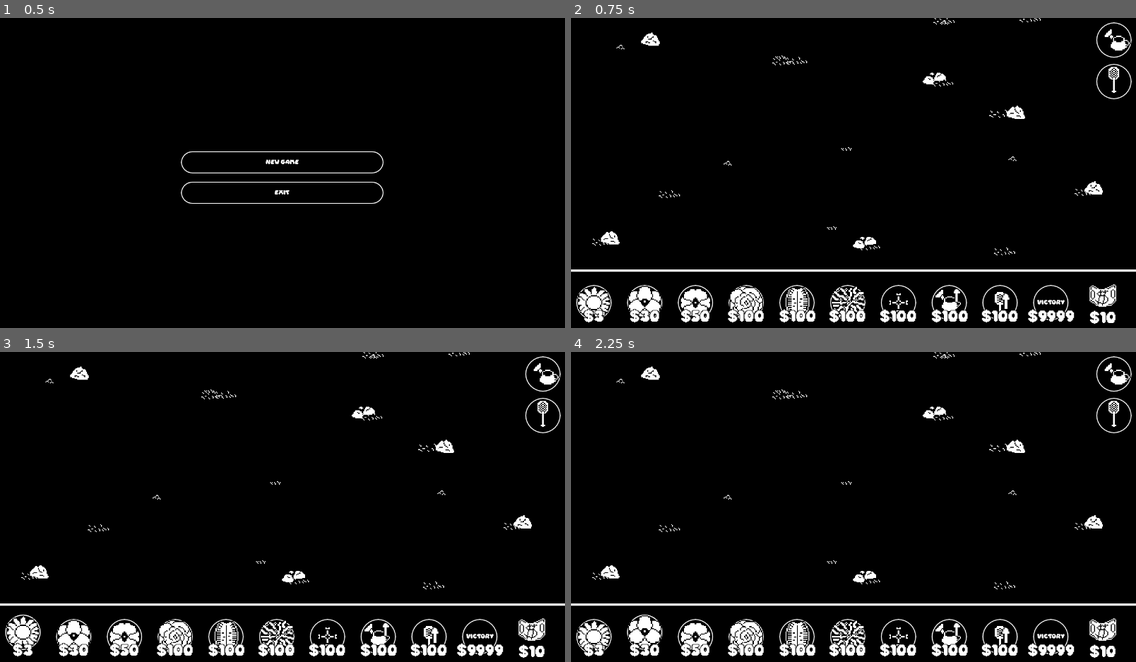
Above: before the commit, frames 1-4 (two rows, left to right).
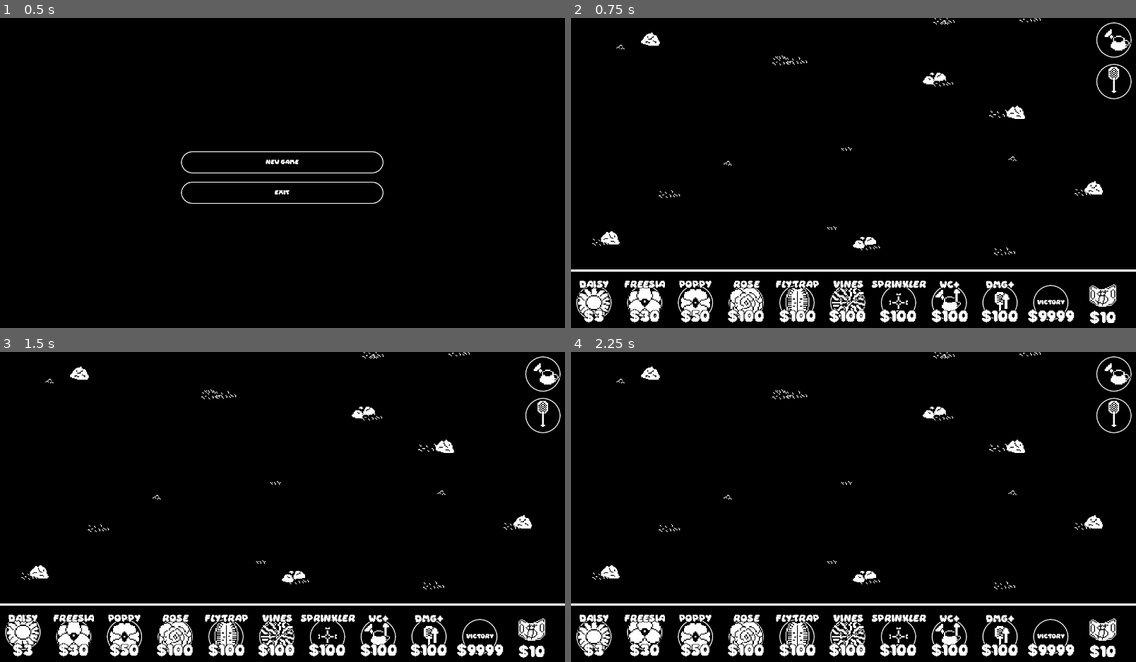
Above: after the commit, the same moments.

Repository: Dargothur/NRG_B1T
Game: Godot game, scene res://Scenes/Levels/main_menu.tscn
Same seed, same stepped clock (60 frames per second), same inputs: the game is played once before the commit and once after it. Sound files missing from this copy of the repository are replaced by a short silence.
Inputs (mouse positions are in pixels of both pictures, inside the frame that each line leads up to):
- Up to frame 1 (0.5 s): no input
- Up to frame 2 (0.75 s): click "New Game" at 0.5 s
- Up to frame 3 (1.5 s): click (22, 637) at 1.25 s
- Up to frame 4 (2.25 s): click (644, 637) at 2 s

Frame 1 is identical in both runs. In frame 2, 1.0% of the frame differs, in the area x 1-79%, y 84-88%; in frame 3, 1.0%; in frame 4, 1.0%.

Commit message:
Adding bug fixes

Diff:
--- a/Assets/Objects/flower.tscn
+++ b/Assets/Objects/flower.tscn
@@ -4,6 +4,7 @@
 [ext_resource type="SpriteFrames" uid="uid://c5okwluexhy7o" path="res://Assets/SpriteFrames/sprite_frames_sprout.tres" id="2_ojd4l"]
 
 [sub_resource type="CircleShape2D" id="CircleShape2D_06pid"]
+radius = 64.0
 
 [sub_resource type="StyleBoxFlat" id="StyleBoxFlat_jvfm2"]
 bg_color = Color(0, 0, 0, 1)
--- a/Assets/Scripts/btn_bug_killer.gd
+++ b/Assets/Scripts/btn_bug_killer.gd
@@ -4,7 +4,19 @@
 var bug_killer_scene = load("res://Assets/Objects/weapon.tscn")
 
 func _on_pressed() -> void:
-	GameMaster.current_tool = GameMaster.Tool.BUG_KILLER
-	Input.set_custom_mouse_cursor(bug_killer)
-	var obj_bug_killer = bug_killer_scene.instantiate()
-	add_sibling(obj_bug_killer)
+	if GameMaster.current_tool != GameMaster.Tool.BUG_KILLER:
+		GameMaster.current_tool = GameMaster.Tool.BUG_KILLER
+		Input.set_custom_mouse_cursor(bug_killer)
+		if GameMaster.weapon == null:
+			var obj_bug_killer = bug_killer_scene.instantiate()
+			add_sibling(obj_bug_killer)
+			GameMaster.weapon = obj_bug_killer
+		get_viewport().set_input_as_handled()
+
+
+func _on_mouse_entered() -> void:
+	GameMaster.in_garden = false
+
+
+func _on_mouse_exited() -> void:
+	GameMaster.in_garden = true
--- a/Assets/Scripts/btn_watering_can.gd
+++ b/Assets/Scripts/btn_watering_can.gd
@@ -4,7 +4,19 @@
 var watering_can_scene = load("res://Assets/Objects/watering_can.tscn")
 
 func _on_pressed() -> void:
-	GameMaster.current_tool = GameMaster.Tool.WATERING_CAN
-	Input.set_custom_mouse_cursor(watering_can)
-	var obj_watering_can = watering_can_scene.instantiate()
-	add_sibling(obj_watering_can)
+	if GameMaster.current_tool != GameMaster.Tool.WATERING_CAN:
+		GameMaster.current_tool = GameMaster.Tool.WATERING_CAN
+		Input.set_custom_mouse_cursor(watering_can)
+		if GameMaster.watering_can == null:
+			var obj_watering_can = watering_can_scene.instantiate()
+			add_sibling(obj_watering_can)
+			GameMaster.watering_can = obj_watering_can
+		get_viewport().set_input_as_handled()
+
+
+func _on_mouse_entered() -> void:
+	GameMaster.in_garden = false
+
+
+func _on_mouse_exited() -> void:
+	GameMaster.in_garden = true
--- a/Assets/Scripts/game_level.gd
+++ b/Assets/Scripts/game_level.gd
@@ -24,10 +24,10 @@
 			$WaveTimer.start()
 	elif game_started:
 		$lblGameOver.visible = true
-		$btnReturnToMainMenu.visibile = true
+		$btnReturnToMainMenu.visible = true
 
 func _on_wave_timer_timeout() -> void:
-	for n in randi_range(1,currentWave + 1):
+	for n in randi_range(2,currentWave + 2):
 		var spawn_to_use : StaticBody2D = spawn_areas[randi_range(0,2)]
 		var rect : Rect2 = spawn_to_use.get_child(0).shape.get_rect()
 		var x = randi_range(spawn_to_use.global_position.x, spawn_to_use.global_position.x+rect.size.x)
@@ -37,7 +37,7 @@
 		add_child(new_aphid)
 		new_aphid.setup(new_aphid.BugType.APHID, rand_point)
 	if currentWave >= 1:
-		for n in randi_range(1,currentWave + 1):
+		for n in randi_range(2,currentWave + 2):
 			var spawn_to_use : StaticBody2D = spawn_areas[randi_range(0,2)]
 			var rect : Rect2 = spawn_to_use.get_child(0).shape.get_rect()
 			var x = randi_range(spawn_to_use.global_position.x, spawn_to_use.global_position.x+rect.size.x)
@@ -47,7 +47,7 @@
 			add_child(new_caterpillar)
 			new_caterpillar.setup(new_caterpillar.BugType.CATERPILLAR, rand_point)
 	if currentWave >= 2:
-		for n in randi_range(1,currentWave + 1):
+		for n in randi_range(2,currentWave + 2):
 			var spawn_to_use : StaticBody2D = spawn_areas[randi_range(0,2)]
 			var rect : Rect2 = spawn_to_use.get_child(0).shape.get_rect()
 			var x = randi_range(spawn_to_use.global_position.x, spawn_to_use.global_position.x+rect.size.x)
--- a/Assets/Scripts/game_master.gd
+++ b/Assets/Scripts/game_master.gd
@@ -22,6 +22,9 @@
 var watering_upgrade_cost = 100
 var weapon_upgrade_cost = 100
 
+var watering_can = null
+var weapon = null
+
 func _process(delta: float) -> void:
 	if Input.is_action_pressed("ui_cancel"):
 		print("esc pressed")
--- a/Assets/Scripts/garden.gd
+++ b/Assets/Scripts/garden.gd
@@ -9,6 +9,7 @@
 var sprinker = load("res://Assets/Images/Sprinkler/icnSprinkler.png")
 var watering_can = load("res://Assets/Images/Watering Can/Watering-Can.png")
 var bug_killer = load("res://Assets/Images/Fly Swatter/Fly Swatter.png")
+const flower_scene = preload("res://Assets/Scripts/flower.gd")
 
 var daisy_cost = 3
 var freesia_cost = 30
@@ -53,9 +54,19 @@
 
 func _process(delta: float) -> void:
 	if Input.is_action_just_pressed("use_tool") and GameMaster.in_garden and spawn_ready:
+		var query = PhysicsPointQueryParameters2D.new()
+		query.position = get_global_mouse_position()
+		query.collide_with_areas = true
+
+		var spawn_position = get_global_mouse_position()
+		var objects = get_world_2d().direct_space_state.intersect_point(query, 100)
+		var over_flower = false
+		for object in objects:
+			if object.get("collider") is flower_scene:
+				over_flower = true
 		match GameMaster.current_tool:
 			GameMaster.Tool.DAISY:
-				if(GameMaster.player_currency >= daisy_cost):
+				if(GameMaster.player_currency >= daisy_cost and !over_flower):
 					_play_plant_sound()
 					var scnFlower = load("res://Assets/Objects/flower.tscn")
 					var new_flower = scnFlower.instantiate()
@@ -65,7 +76,7 @@
 					spawn_ready = false
 					GameMaster.player_currency -= daisy_cost
 			GameMaster.Tool.FREESIA:
-				if(GameMaster.player_currency >= freesia_cost):
+				if(GameMaster.player_currency >= freesia_cost and !over_flower):
 					_play_plant_sound()
 					var scnFlower = load("res://Assets/Objects/flower.tscn")
 					var new_flower = scnFlower.instantiate()
@@ -75,7 +86,7 @@
 					spawn_ready = false
 					GameMaster.player_currency -= freesia_cost
 			GameMaster.Tool.POPPY:
-				if(GameMaster.player_currency >= poppy_cost):
+				if(GameMaster.player_currency >= poppy_cost and !over_flower):
 					_play_plant_sound()
 					var scnFlower = load("res://Assets/Objects/flower.tscn")
 					var new_flower = scnFlower.instantiate()
@@ -85,7 +96,7 @@
 					spawn_ready = false
 					GameMaster.player_currency -= poppy_cost
 			GameMaster.Tool.ROSE:
-				if(GameMaster.player_currency >= rose_cost):
+				if(GameMaster.player_currency >= rose_cost and !over_flower):
 					_play_plant_sound()
 					var scnFlower = load("res://Assets/Objects/flower.tscn")
 					var new_flower = scnFlower.instantiate()
--- a/Assets/Scripts/scene_manager.gd
+++ b/Assets/Scripts/scene_manager.gd
@@ -8,6 +8,7 @@
 
 func returnToMainMenu():
 	get_tree().root.remove_child(get_tree().root.get_child(get_tree().root.get_children().size() - 1))
+	game_level = preload(GAME_LEVEL).instantiate()
 	get_tree().root.add_child(main_menu)
 
 
--- a/Assets/Scripts/watering_can.gd
+++ b/Assets/Scripts/watering_can.gd
@@ -26,3 +26,5 @@
 	if(Input.is_action_just_released("use_tool")):
 		$"Sprinkle Effect".emitting = false
 		$AudioStreamPlayer2D.stop()
+	if(Input.is_action_just_pressed("ui_cancel")):
+		queue_free()
--- a/Assets/Scripts/weapon.gd
+++ b/Assets/Scripts/weapon.gd
@@ -16,7 +16,8 @@
 				$AudioStreamPlayer2D.play()
 				weapon_ready = false
 				$WeaponCD.start()
-
+	if(Input.is_action_just_pressed("ui_cancel")):
+		queue_free()
 
 func _on_weapon_cd_timeout() -> void:
 	weapon_ready = true
--- a/Scenes/Levels/game_level.tscn
+++ b/Scenes/Levels/game_level.tscn
@@ -48,6 +48,18 @@
 [node name="game_level" type="Node2D"]
 script = ExtResource("1_0rvva")
 
+[node name="lblDaisyName" type="Label" parent="."]
+z_index = 2
+texture_filter = 1
+offset_top = 587.0
+offset_right = 105.0
+offset_bottom = 621.0
+theme = ExtResource("2_0rvva")
+theme_override_font_sizes/font_size = 14
+text = "DAISY"
+horizontal_alignment = 1
+vertical_alignment = 1
+
 [node name="lblDaisyPrice" type="Label" parent="."]
 z_index = 2
 texture_filter = 1
@@ -480,7 +492,7 @@
 shape = SubResource("RectangleShape2D_r1fhj")
 
 [node name="WaveTimer" type="Timer" parent="."]
-wait_time = 180.0
+wait_time = 60.0
 
 [node name="BGMusic" type="AudioStreamPlayer2D" parent="."]
 stream = ExtResource("24_d3gwg")
@@ -522,8 +534,112 @@
 offset_right = 1280.0
 offset_bottom = 426.0
 theme = ExtResource("2_0rvva")
-theme_override_font_sizes/font_size = 100
+theme_override_font_sizes/font_size = 14
 text = "VICTORY"
+horizontal_alignment = 1
+vertical_alignment = 1
+
+[node name="lblFreesiaName" type="Label" parent="."]
+z_index = 2
+texture_filter = 1
+offset_left = 114.0
+offset_top = 587.0
+offset_right = 221.0
+offset_bottom = 621.0
+theme = ExtResource("2_0rvva")
+theme_override_font_sizes/font_size = 14
+text = "Freesia"
+horizontal_alignment = 1
+vertical_alignment = 1
+
+[node name="lblPoppyName" type="Label" parent="."]
+z_index = 2
+texture_filter = 1
+offset_left = 229.0
+offset_top = 587.0
+offset_right = 336.0
+offset_bottom = 621.0
+theme = ExtResource("2_0rvva")
+theme_override_font_sizes/font_size = 14
+text = "Poppy"
+horizontal_alignment = 1
+vertical_alignment = 1
+
+[node name="lblRoseName" type="Label" parent="."]
+z_index = 2
+texture_filter = 1
+offset_left = 345.0
+offset_top = 587.0
+offset_right = 452.0
+offset_bottom = 621.0
+theme = ExtResource("2_0rvva")
+theme_override_font_sizes/font_size = 14
+text = "Rose"
+horizontal_alignment = 1
+vertical_alignment = 1
+
+[node name="lblFlytrapName" type="Label" parent="."]
+z_index = 2
+texture_filter = 1
+offset_left = 457.0
+offset_top = 587.0
+offset_right = 570.0
+offset_bottom = 621.0
+theme = ExtResource("2_0rvva")
+theme_override_font_sizes/font_size = 14
+text = "FlyTrap"
+horizontal_alignment = 1
+vertical_alignment = 1
+
+[node name="lblVinesName" type="Label" parent="."]
+z_index = 2
+texture_filter = 1
+offset_left = 572.0
+offset_top = 587.0
+offset_right = 685.0
+offset_bottom = 621.0
+theme = ExtResource("2_0rvva")
+theme_override_font_sizes/font_size = 14
+text = "Vines"
+horizontal_alignment = 1
+vertical_alignment = 1
+
+[node name="lblSprinklerName" type="Label" parent="."]
+z_index = 2
+texture_filter = 1
+offset_left = 672.0
+offset_top = 587.0
+offset_right = 813.0
+offset_bottom = 621.0
+theme = ExtResource("2_0rvva")
+theme_override_font_sizes/font_size = 14
+text = "Sprinkler"
+horizontal_alignment = 1
+vertical_alignment = 1
+
+[node name="lblWateringCanUpgradeName" type="Label" parent="."]
+z_index = 2
+texture_filter = 1
+offset_left = 788.0
+offset_top = 562.0
+offset_right = 929.0
+offset_bottom = 647.0
+theme = ExtResource("2_0rvva")
+theme_override_font_sizes/font_size = 14
+text = "WC+"
+horizontal_alignment = 1
+vertical_alignment = 1
+
+[node name="lblWeaponUpgradeName" type="Label" parent="."]
+z_index = 2
+texture_filter = 1
+offset_left = 902.0
+offset_top = 562.0
+offset_right = 1043.0
+offset_bottom = 647.0
+theme = ExtResource("2_0rvva")
+theme_override_font_sizes/font_size = 14
+text = "DMG+"
 horizontal_alignment = 1
 vertical_alignment = 1
 
@@ -560,7 +676,11 @@
 [connection signal="mouse_entered" from="Garden" to="Garden" method="_on_mouse_entered"]
 [connection signal="mouse_exited" from="Garden" to="Garden" method="_on_mouse_exited"]
 [connection signal="timeout" from="Garden/SpawnTimer" to="Garden" method="_on_spawn_timer_timeout"]
+[connection signal="mouse_entered" from="Toolbox/cntrWateringCan/btnWateringCan" to="Toolbox/cntrWateringCan/btnWateringCan" method="_on_mouse_entered"]
+[connection signal="mouse_exited" from="Toolbox/cntrWateringCan/btnWateringCan" to="Toolbox/cntrWateringCan/btnWateringCan" method="_on_mouse_exited"]
 [connection signal="pressed" from="Toolbox/cntrWateringCan/btnWateringCan" to="Toolbox/cntrWateringCan/btnWateringCan" method="_on_pressed"]
+[connection signal="mouse_entered" from="Toolbox/cntrBugKiller/btnBugKiller" to="Toolbox/cntrBugKiller/btnBugKiller" method="_on_mouse_entered"]
+[connection signal="mouse_exited" from="Toolbox/cntrBugKiller/btnBugKiller" to="Toolbox/cntrBugKiller/btnBugKiller" method="_on_mouse_exited"]
 [connection signal="pressed" from="Toolbox/cntrBugKiller/btnBugKiller" to="Toolbox/cntrBugKiller/btnBugKiller" method="_on_pressed"]
 [connection signal="timeout" from="WaveTimer" to="." method="_on_wave_timer_timeout"]
 [connection signal="pressed" from="btnReturnToMainMenu" to="btnReturnToMainMenu" method="_on_pressed"]
